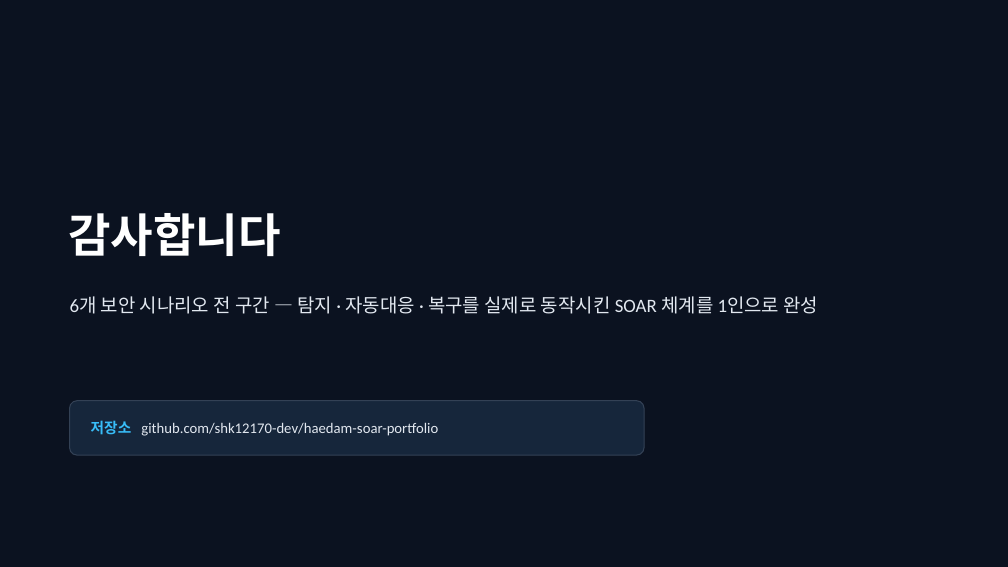
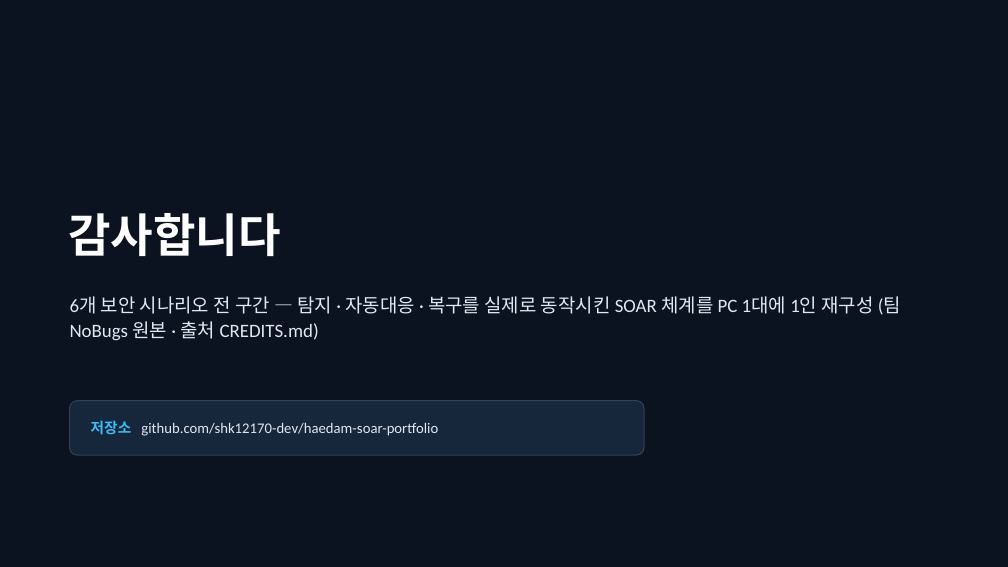
Before and after one commit to shk12170-dev/haedam-soar-portfolio, a slide deck: slide 14 of docs/portfolio/haedam-soar-portfolio.pptx. Drawn at 1008x567 pixels with LibreOffice and Linux fonts; fonts in the diff are those of the drawing. Boxes give left, top, right and bottom in pixels: in the first picture for what was removed or moved away, otherwise in the second. Text is boxed around its words. In the diff, an @@ line names an element or a change of style, - is before the commit and + after.

```diff
--- a/docs/portfolio/haedam-soar-portfolio.pptx
+++ b/docs/portfolio/haedam-soar-portfolio.pptx
@@ text at [70,296,901,341]: text changed @@
-6개 보안 시나리오 전 구간 — 탐지 · 자동대응 · 복구를 실제로 동작시킨 SOAR 체계를 1인으로 완성
+6개 보안 시나리오 전 구간 — 탐지 · 자동대응 · 복구를 실제로 동작시킨 SOAR 체계를 PC 1대에 1인 재구성 (팀 NoBugs 원본 · 출처 CREDITS.md)
```
Also in this commit, not shown: 7 other slides changed, 6 other files.
